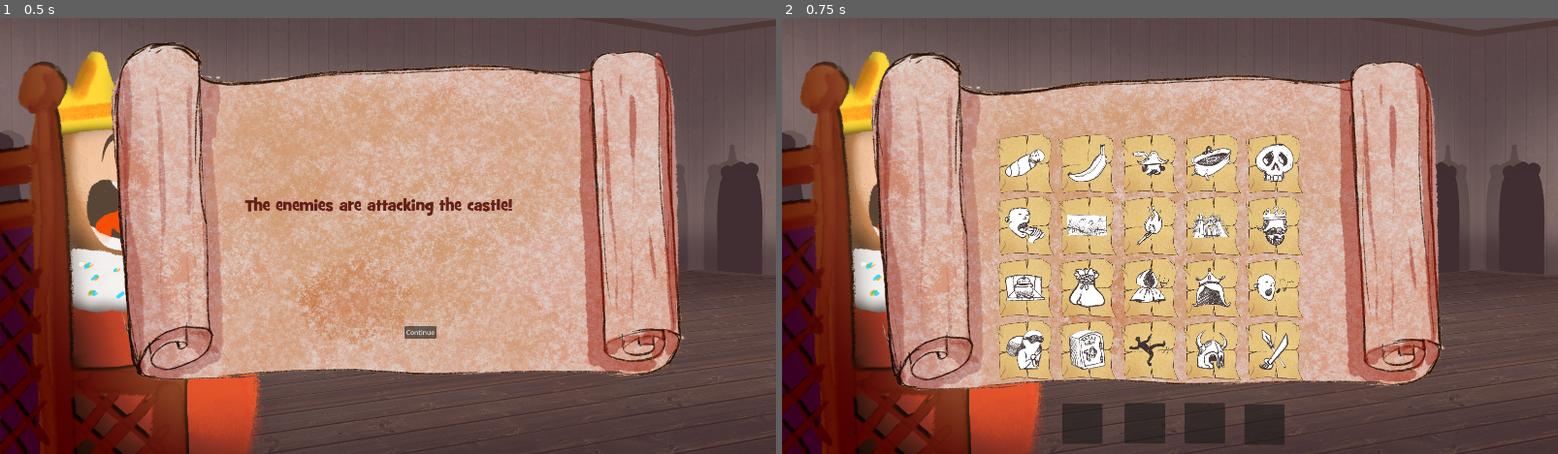
Above: before the commit, frames 1-2 (left to right).
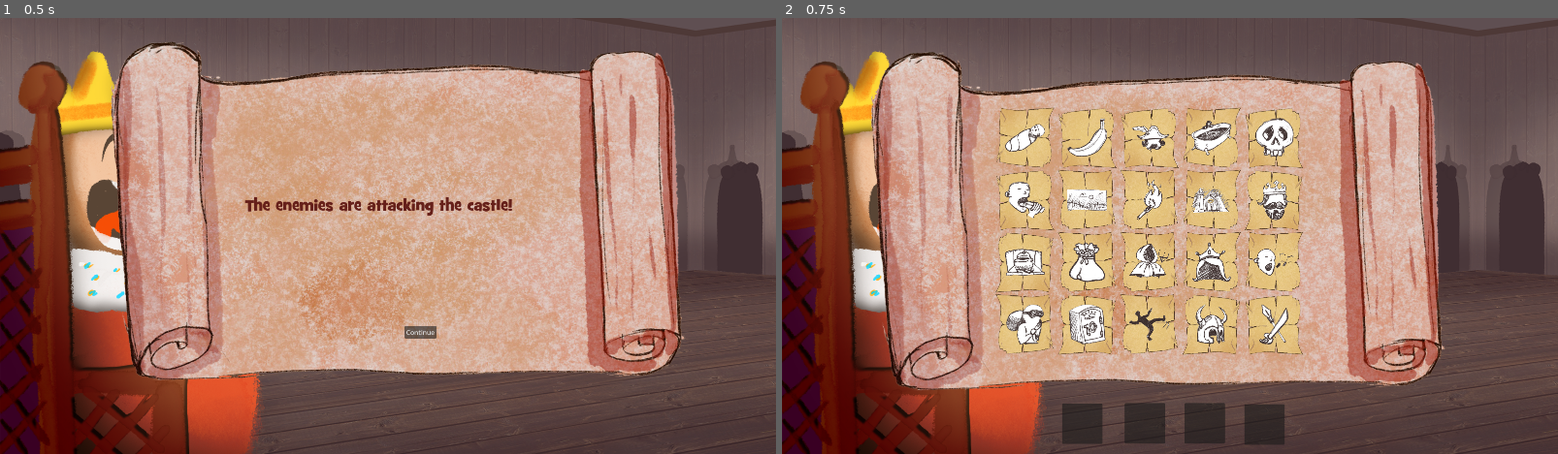
Above: after the commit, the same moments.

Repository: P-Wallis/GGJ-2024
Game: Godot game, scene res://Scenes/level.tscn
Same seed, same stepped clock (60 frames per second), same inputs: the game is played once before the commit and once after it.
Inputs:
- Up to frame 1 (0.5 s): no input
- Up to frame 2 (0.75 s): click "Continue" at 0.5 s

Frame 1 is identical in both runs. In frame 2, 14% of the frame differs, in the area x 27-68%, y 20-84%.

Commit message:
Cosmetic improvements to the card grid
- Randomly flipped the background panel for each icon
- Moved the whole panel up a bit for some nicer spacing

Diff:
--- a/Scenes/UIScenes/cards_and_slots_ui.tscn
+++ b/Scenes/UIScenes/cards_and_slots_ui.tscn
@@ -70,9 +70,9 @@
 [node name="action_cards" type="GridContainer" parent="GridBackground" node_paths=PackedStringArray("grid")]
 layout_mode = 0
 offset_left = 308.0
-offset_top = 223.0
+offset_top = 160.0
 offset_right = 308.0
-offset_bottom = 223.0
+offset_bottom = 160.0
 columns = 5
 script = ExtResource("4_4h1py")
 cards = Array[Resource("res://Scripts/cardResource.gd")]([ExtResource("5_xuilb"), ExtResource("6_vttwr"), ExtResource(" …(434 unchanged characters)…
--- a/Scripts/cardObject.gd
+++ b/Scripts/cardObject.gd
@@ -2,7 +2,7 @@
 class_name CardUI
 
 var card_resource:Card
-@onready var panel:TextureRect = $Panel
+var panel:TextureRect
 var icon:TextureRect
 
 func _get_drag_data(_at_position):
@@ -21,6 +21,11 @@
 	return drag_data
 
 func set_card_resource(value:Card):
+	icon = $Control/Icon
+	panel = $Panel
 	card_resource = value
-	icon = $Control/Icon
 	icon.texture = value.icon
+
+	# Flip the background panel randomly
+	panel.flip_h = randf() > 0.5
+	panel.flip_v = randf() > 0.5
